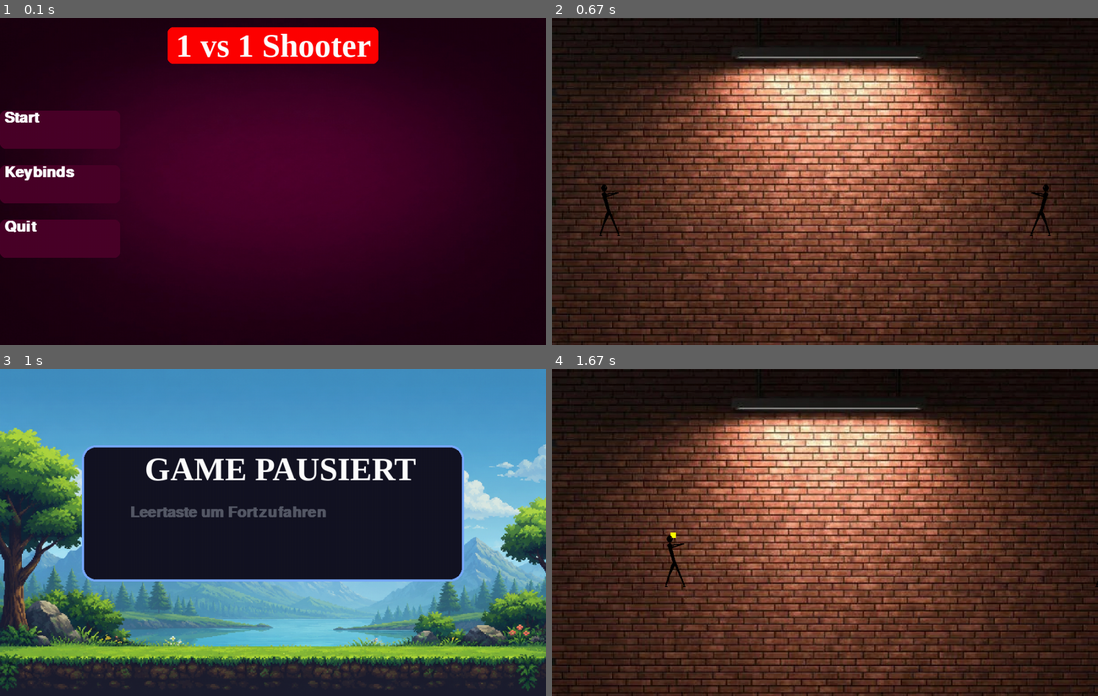
Above: before the commit, frames 1-4 (two rows, left to right).
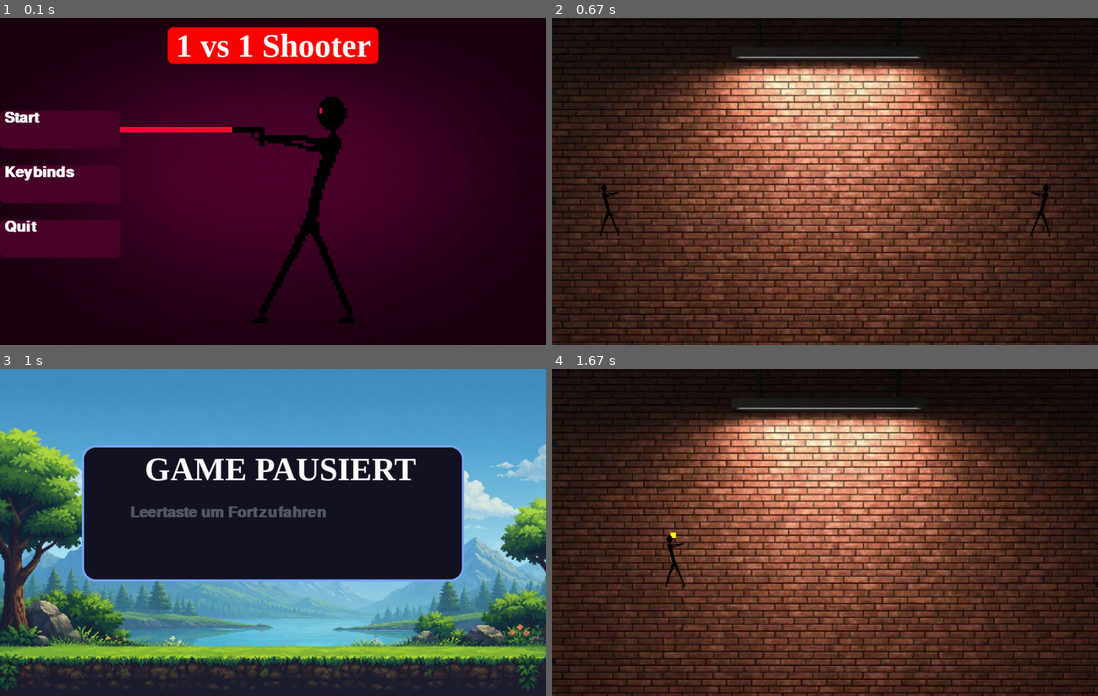
Above: after the commit, the same moments.

Repository: 25-26-1AHIF/pygameproject-1v1_shooter
Game: pygame game, started from main.py
Same seed, same stepped clock (60 frames per second), same inputs: the game is played once before the commit and once after it.
Inputs:
- Up to frame 1 (0.1 s): no input
- Up to frame 2 (0.67 s): click "Start" at 0.38 s
- Up to frame 3 (1 s): tap Space at 0.67 s
- Up to frame 4 (1.67 s): tap Space at 1 s; hold Right from 1.33 s (still down); hold D from 1.33 s (still down); tap E at 1.48 s

The runs differ from the first frame. In frame 1, 2.9% of the frame differs, in the area x 22-65%, y 24-94%; in frame 2, nothing differs; in frame 3, nothing differs; in frame 4, nothing differs.

Commit message:
person eingefügt start screen

Diff:
--- a/GameVariables/GameVariables.py
+++ b/GameVariables/GameVariables.py
@@ -4,6 +4,8 @@
     FPS = 60
     SCREEN_HEIGHT = 600
     SCREEN_WIDTH = 1000
+    Bild_x = 300
+    Bild_y = 300
 
     FONT_BIG:pygame.sysfont.Font = None
     FONT_MIDDLE:pygame.sysfont.Font = None
--- a/GameVariables/Player.py
+++ b/GameVariables/Player.py
@@ -34,7 +34,7 @@
     def update_and_draw(self):
         self.move()
         self.rockets.update_and_draw()
-        # KI bis wir es gelernt haben
+
         self.screen.blit(self.image, (self.x, self.y))
 
 
--- a/main.py
+++ b/main.py
@@ -21,6 +21,7 @@
     starten_text = gv.FONT_MIDDLE.render(" Start ", True, "white")
     schließen_text = gv.FONT_MIDDLE.render(" Quit ", True, "white")
     keybinds_text = gv.FONT_MIDDLE.render(" Keybinds ", True, "white")
+
 
     titel_text_rect = titel_text.get_rect(center=(gv.SCREEN_WIDTH / 2, 50))
 
@@ -48,6 +49,14 @@
                     return gs.SETTINGS
 
         screen.blit(mainscreen_bild, (0, 0))
+        image = pygame.image.load("bilder/personfürstartscreen.png")
+        image = pygame.transform.scale(
+            image,
+            (500, 500)
+        )
+        screen.blit(image, (175, 60))
+
+
 
         # HOVER Farben
         starten_farbe = gv.lila_farbe
Binary file added: Bilder/personfürstartscreen.png
